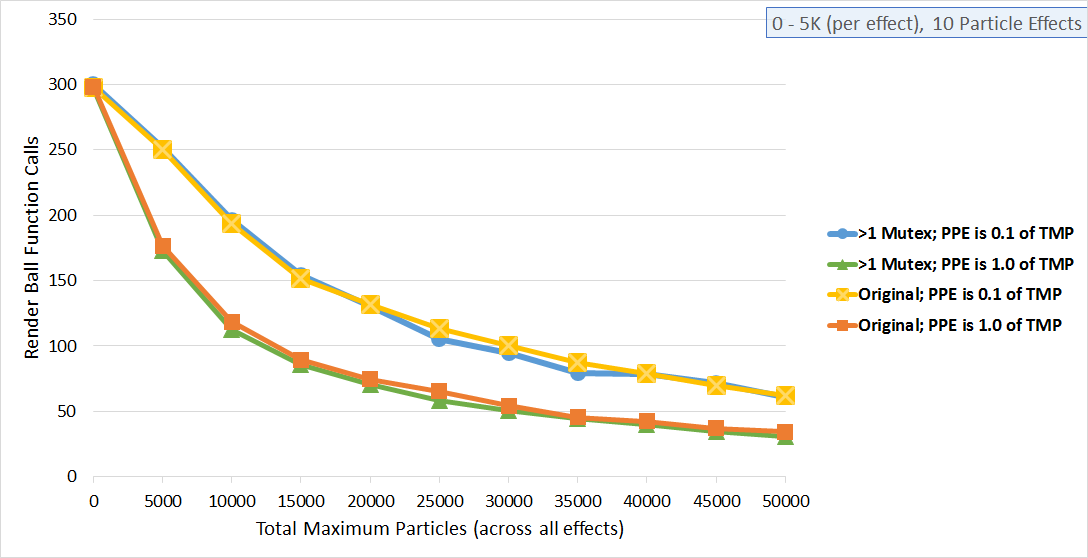
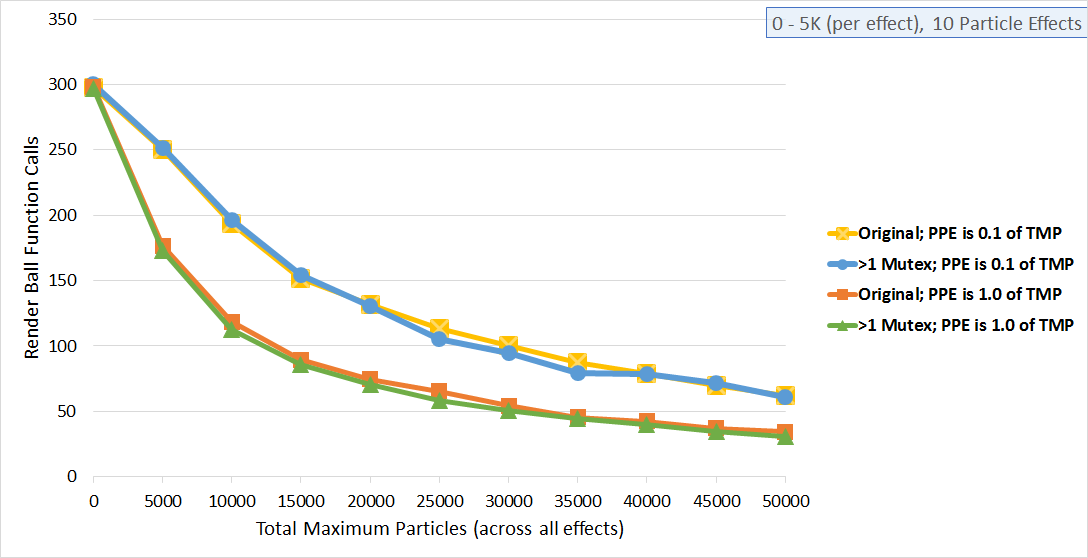
Two versions of the same layered image (1088 x 558). Layer-by-layer changes:
added layer "Layer 5" above "Layer 4" over [85, 78, 1074, 440]
